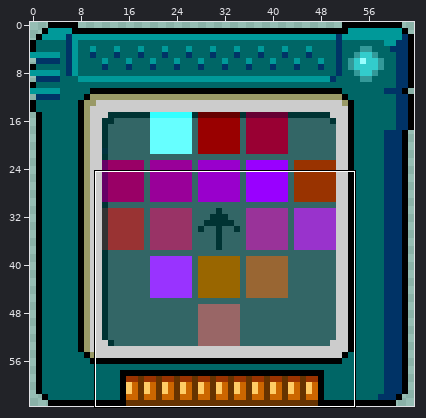
Pixel-art sprite: assets/danceNetwork/dn_album.png. The first picture is a wide view before the edit; the outline marks the close-up.
Close-up. First the earlier version:
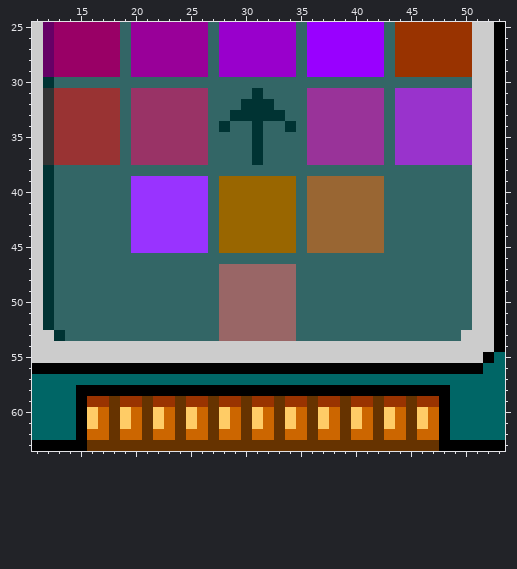
The file is 64x64 pixels. Shown: x 11..53, y 25..63.
The same view after the edit:
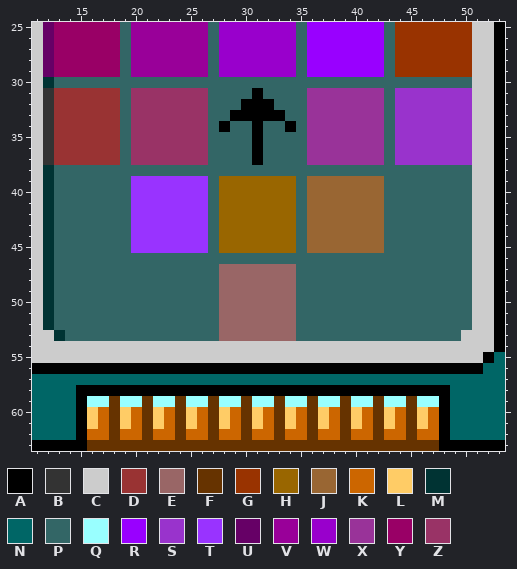
Palette (. is transparent): A #000000  B #333333  C #cccccc  D #993333  E #996666  F #663300  G #993300  H #996600  J #996633  K #cc6600  L #ffcc66  M #003333  N #006666  P #336666  Q #99ffff  R #9900ff  S #9933cc  T #9933ff  U #660066  V #990099  W #9900cc  X #993399  Y #990066  Z #993366
From old to new:
@@ x 26..36 @@
 30 PPPPPPPPPPP
-31 ZPPPPMPPPPX
-32 ZPPPMMMPPPX
-33 ZPPMMMMMPPX
-34 ZPMPPMPPMPX
-35 ZPPPPMPPPPX
-36 ZPPPPMPPPPX
-37 ZPPPPMPPPPX
+31 ZPPPPAPPPPX
+32 ZPPPAAAPPPX
+33 ZPPAAAAAPPX
+34 ZPAPPAPPAPX
+35 ZPPPPAPPPPX
+36 ZPPPPAPPPPX
+37 ZPPPPAPPPPX
 38 PPPPPPPPPPP
@@ x 11..53 @@
 58 NNNNAAAAAAAAAAAAAAAAAAAAAAAAAAAAAAAAAANNNNN
-59 NNNNAGGFGGFGGFGGFGGFGGFGGFGGFGGFGGFGGANNNNN
+59 NNNNAQQFQQFQQFQQFQQFQQFQQFQQFQQFQQFQQANNNNN
 60 NNNNALKFLKFLKFLKFLKFLKFLKFLKFLKFLKFLKANNNNN
Where, in picture pixels (left, top, right, bottom), the same in both close-ups:
changed: (219, 88, 296, 165)
changed: (87, 396, 439, 407)
